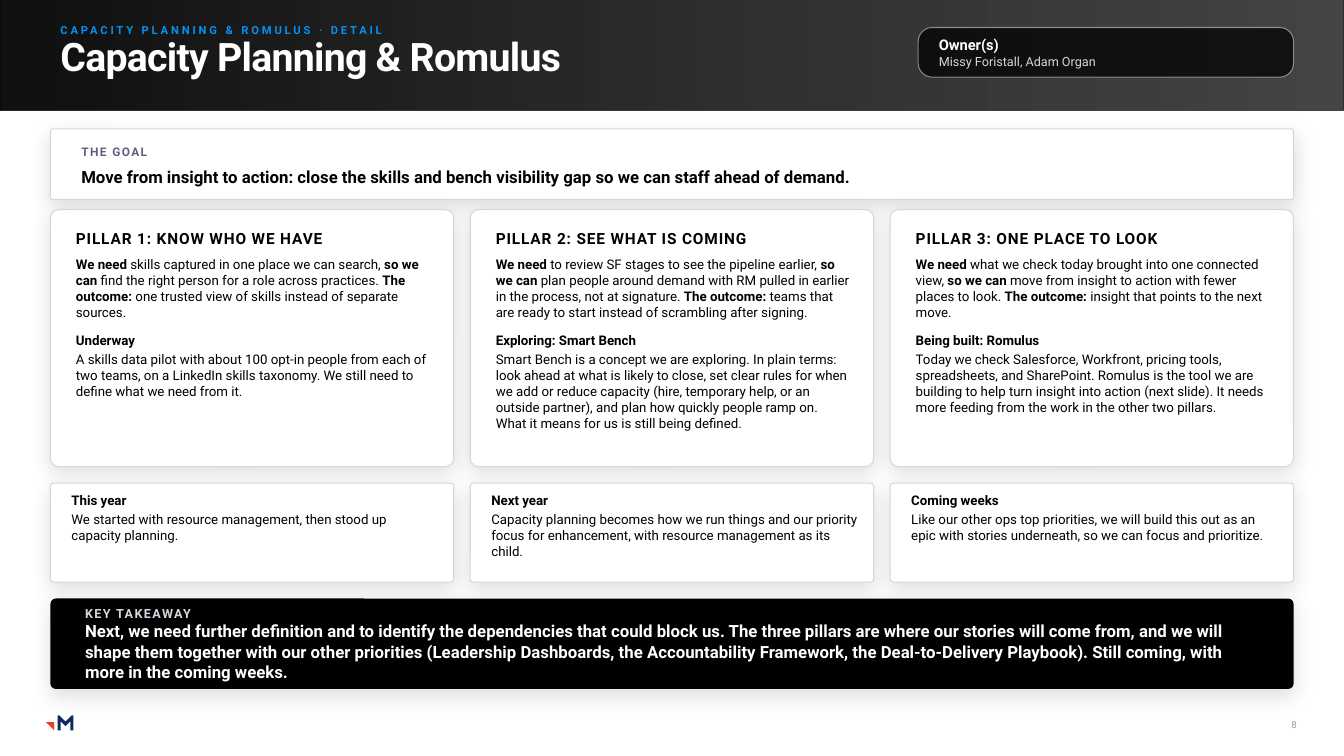
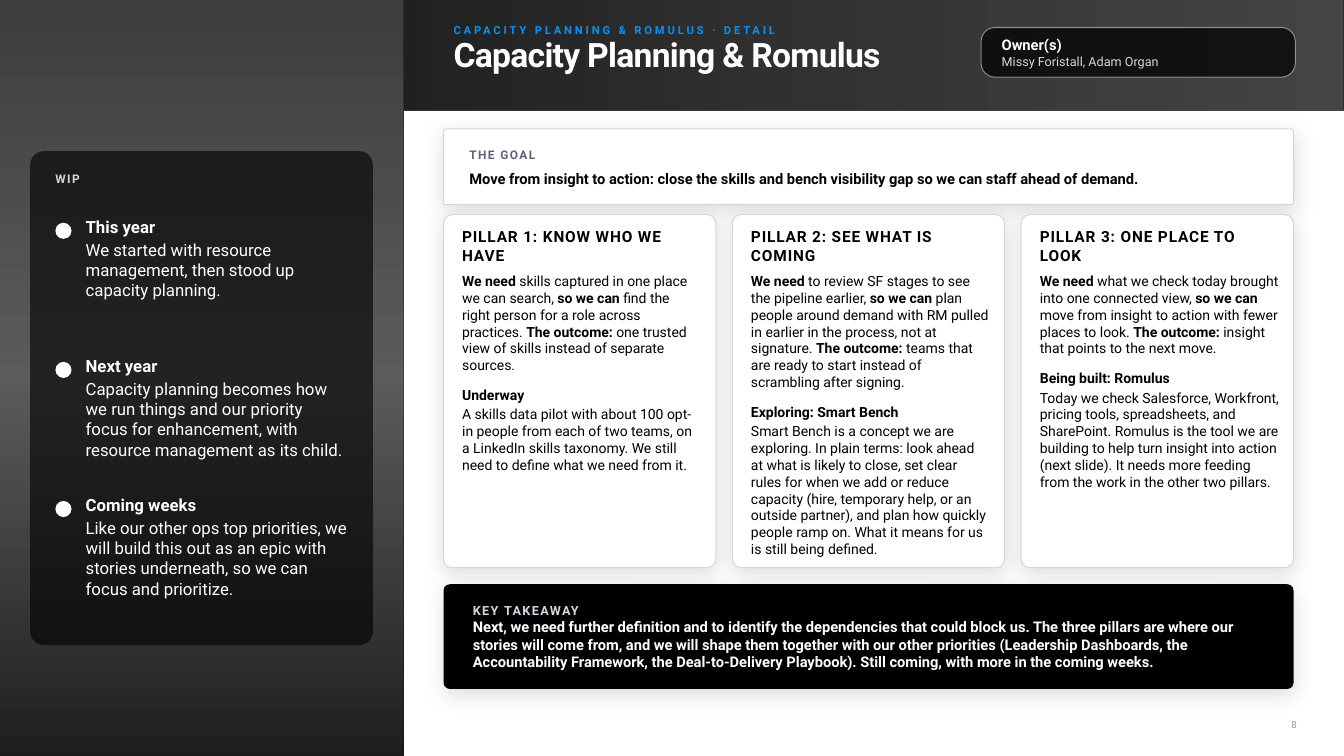
Before and after one commit to RachelHarrisMerkle/BasicMerkle, a slide deck: slide 8 of Detail_Templates_Cleaner_8.pptx. Drawn at 1344x756 pixels with LibreOffice and Linux fonts; fonts in the diff are those of the drawing; grey boxes stand for pictures. Boxes give left, top, right and bottom in pixels: in the first picture for what was removed or moved away, otherwise in the second. Text is boxed around its words. In the diff, an @@ line names an element or a change of style, - is before the commit and + after.

```diff
--- a/Detail_Templates_Cleaner_8.pptx
+++ b/Detail_Templates_Cleaner_8.pptx
@@ picture added at (0, 0, 403, 756) @@
@@ rectangle added at (0, 0, 403, 756), fill gradient #000000 @@
@@ text "CAPACITY PLANNING & ROMULUS · ...": place and size @@
-text "CAPACITY PLANNING & ROMULUS · ..." at (50, 19, 933, 39)
+text "CAPACITY PLANNING & ROMULUS · ..." at (444, 19, 1326, 39)
@@ rounded rectangle "Owner(s)": place and size @@
-rounded rectangle "Owner(s)" at (919, 27, 1294, 77)
+rounded rectangle "Owner(s)" at (981, 27, 1296, 77)
@@ title "Capacity Planning & Romulus": place and size @@
-title "Capacity Planning & Romulus" at (60, 41, 561, 80)
+title "Capacity Planning & Romulus" at (454, 41, 880, 74)
@@ title "Capacity Planning & Romulus" at (454, 41, 880, 74): size 28 to 24 pt @@
@@ rounded rectangle "THE GOAL": place and size @@
-rounded rectangle "THE GOAL" at (50, 129, 1294, 200)
+rounded rectangle "THE GOAL" at (444, 129, 1294, 205)
@@ rounded rectangle added at (30, 151, 373, 645), fill #000000 at 62% opacity @@
@@ text added at (55, 174, 79, 183), 8.5 pt, text #D6D6DF, bold @@
+WIP
@@ text in rounded rectangle at (469, 173, 1138, 187): size 12 to 10.5 pt @@
@@ ellipse added at (55, 223, 72, 239), fill #FFFFFF @@
@@ text "This year": place and size @@
-text "This year" at (50, 483, 454, 582)
+text "This year" at (86, 220, 295, 300)
@@ rounded rectangle "PILLAR 1: KNOW WHO WE ...": place and size @@
-rounded rectangle "PILLAR 1: KNOW WHO WE ..." at (50, 210, 454, 467)
+rounded rectangle "PILLAR 1: KNOW WHO WE ..." at (444, 215, 716, 568)
@@ rounded rectangle "PILLAR 2: SEE WHAT IS ...": place and size @@
-rounded rectangle "PILLAR 2: SEE WHAT IS ..." at (471, 210, 874, 467)
+rounded rectangle "PILLAR 2: SEE WHAT IS ..." at (733, 215, 1005, 568)
@@ rounded rectangle "PILLAR 3: ONE PLACE TO ...": place and size @@
-rounded rectangle "PILLAR 3: ONE PLACE TO ..." at (890, 210, 1294, 467)
+rounded rectangle "PILLAR 3: ONE PLACE TO ..." at (1021, 215, 1294, 568)
@@ text in rounded rectangle at (462, 275, 692, 470): size 9.5 to 10 pt @@
@@ text in rounded rectangle at (751, 275, 989, 557): size 9.5 to 10 pt @@
@@ text in rounded rectangle at (1040, 275, 1279, 490): size 9.5 to 10 pt @@
@@ text "Next year": place and size @@
-text "Next year" at (471, 483, 874, 582)
+text "Next year" at (86, 360, 342, 460)
@@ ellipse added at (55, 362, 72, 378), fill #FFFFFF @@
@@ ellipse added at (55, 501, 72, 517), fill #FFFFFF @@
@@ size 9.5 to 12 pt, text colour #000000 to #FFFFFF; fill #FFFFFF to none; outline #D6D6DF 0.75 pt to none; shadow off in 3 elements at (86, 220, 295, 300), (86, 360, 342, 460), (86, 498, 347, 599) @@
@@ text "Coming weeks": place and size @@
-text "Coming weeks" at (890, 483, 1294, 582)
+text "Coming weeks" at (86, 498, 347, 599)
@@ rounded rectangle "KEY TAKEAWAY": place and size @@
-rounded rectangle "KEY TAKEAWAY" at (50, 599, 1294, 690)
+rounded rectangle "KEY TAKEAWAY" at (444, 585, 1294, 690)
@@ text in rounded rectangle at (473, 621, 1234, 670): size 12 to 10.5 pt @@
@@ freeform shape removed at (57, 716, 74, 731) @@
@@ freeform shape removed at (46, 722, 54, 730) @@
```
Also in this commit, not shown: 3 other slides changed, 2 other files.
